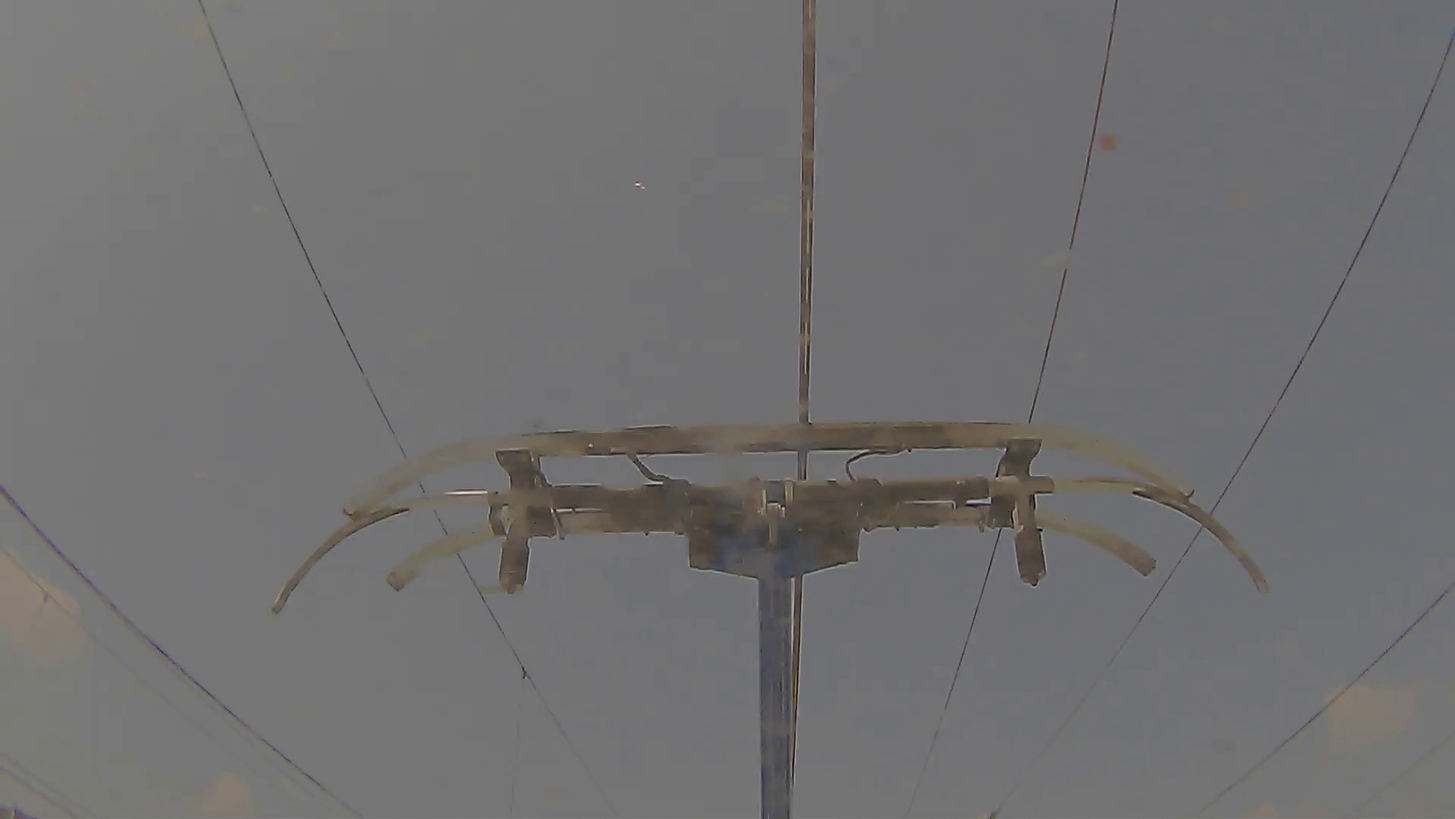
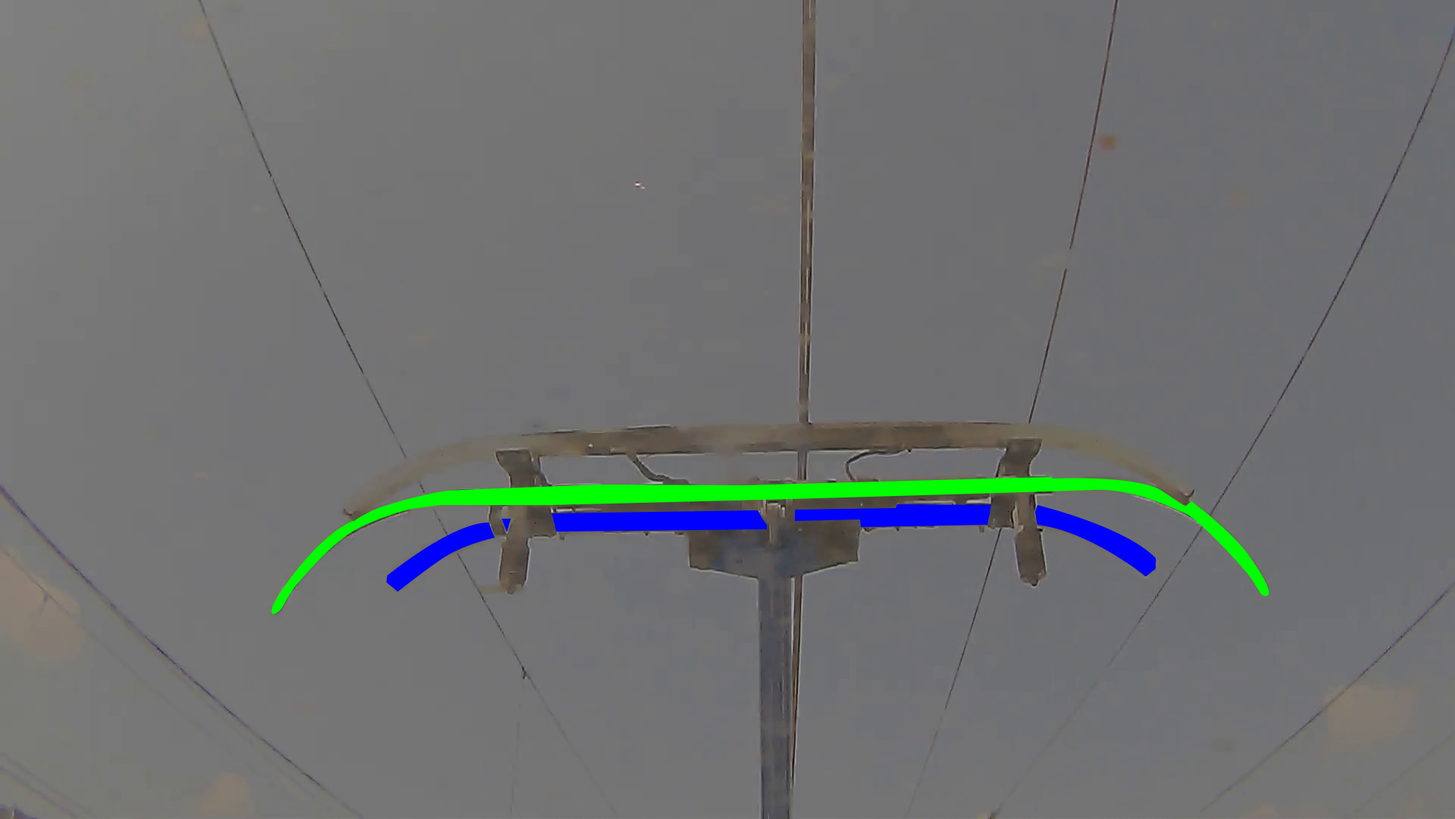
Layered file, before and after one edit (1455x819). Changes by layer:
showed "mask" (2nd of 3, in "middle_bar") over [271, 476, 1270, 614]
showed "mask" (3rd of 3, in "rear_bar") over [386, 504, 1156, 592]
